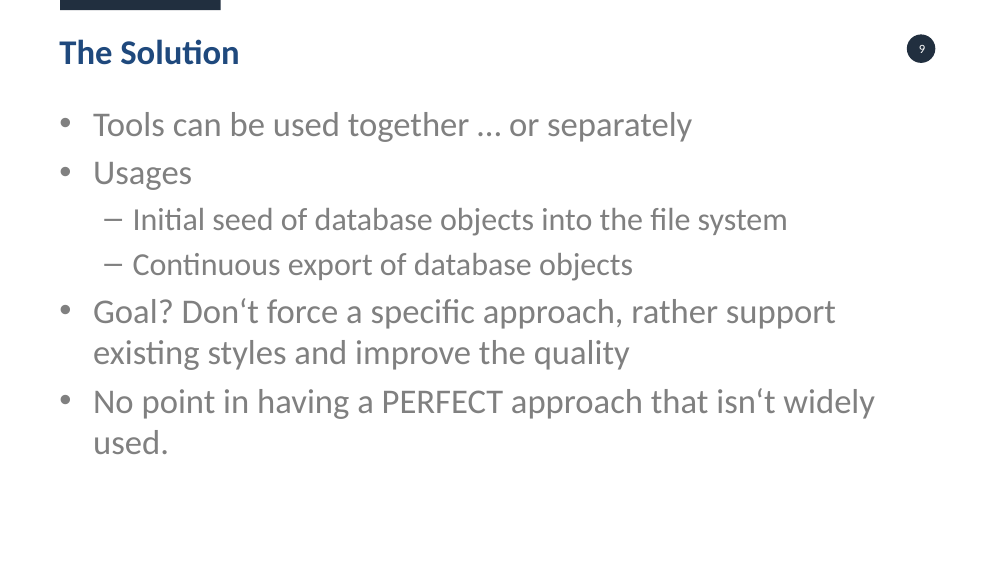
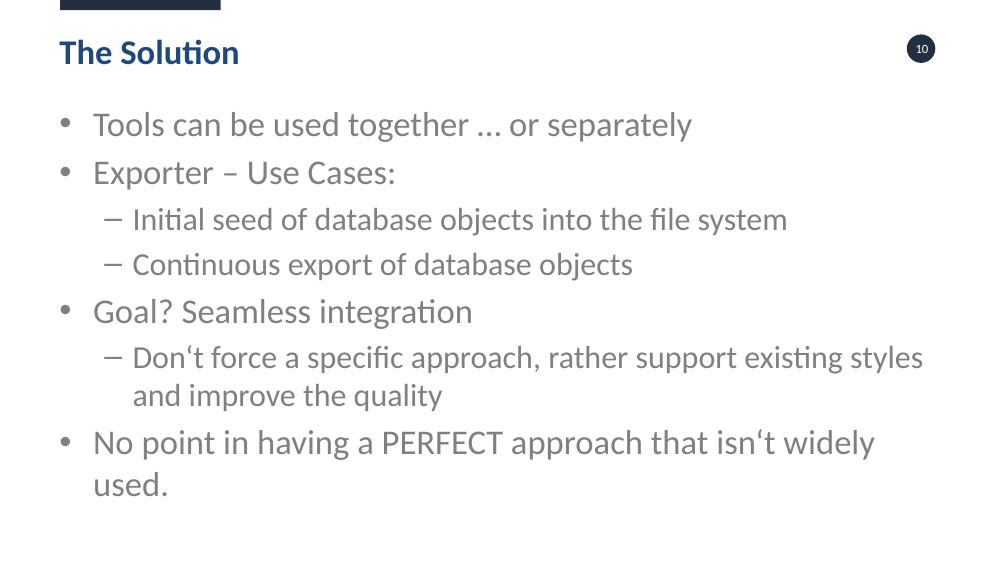
Before and after one commit to daust/opal-tools, a slide deck: slide 10 of src/doc/OPAL Tools.pptx (slide 9 before the commit). Drawn at 1008x567 pixels with LibreOffice and Linux fonts; fonts in the diff are those of the drawing. Boxes give left, top, right and bottom in pixels: in the first picture for what was removed or moved away, otherwise in the second. Text is boxed around its words. In the diff, an @@ line names an element or a change of style, - is before the commit and + after.

```diff
--- a/src/doc/OPAL Tools.pptx
+++ b/src/doc/OPAL Tools.pptx
@@ page number at box(916, 45, 929, 53): text changed @@
-9
+10
@@ text at box(93, 161, 397, 190): text changed @@
-• Usages
+• Exporter – Use Cases:
@@ text at box(93, 299, 923, 411): text changed; size 66 to 61 pt @@
-• Goal? Don‘t force a specific approach, rather support existing styles and improve the quality
+• Goal? Seamless integration
+  – Don‘t force a specific approach, rather support existing styles and improve the quality
```
Also in this commit, not shown: 6 other slides changed, 2 slides added, 24 other files.
